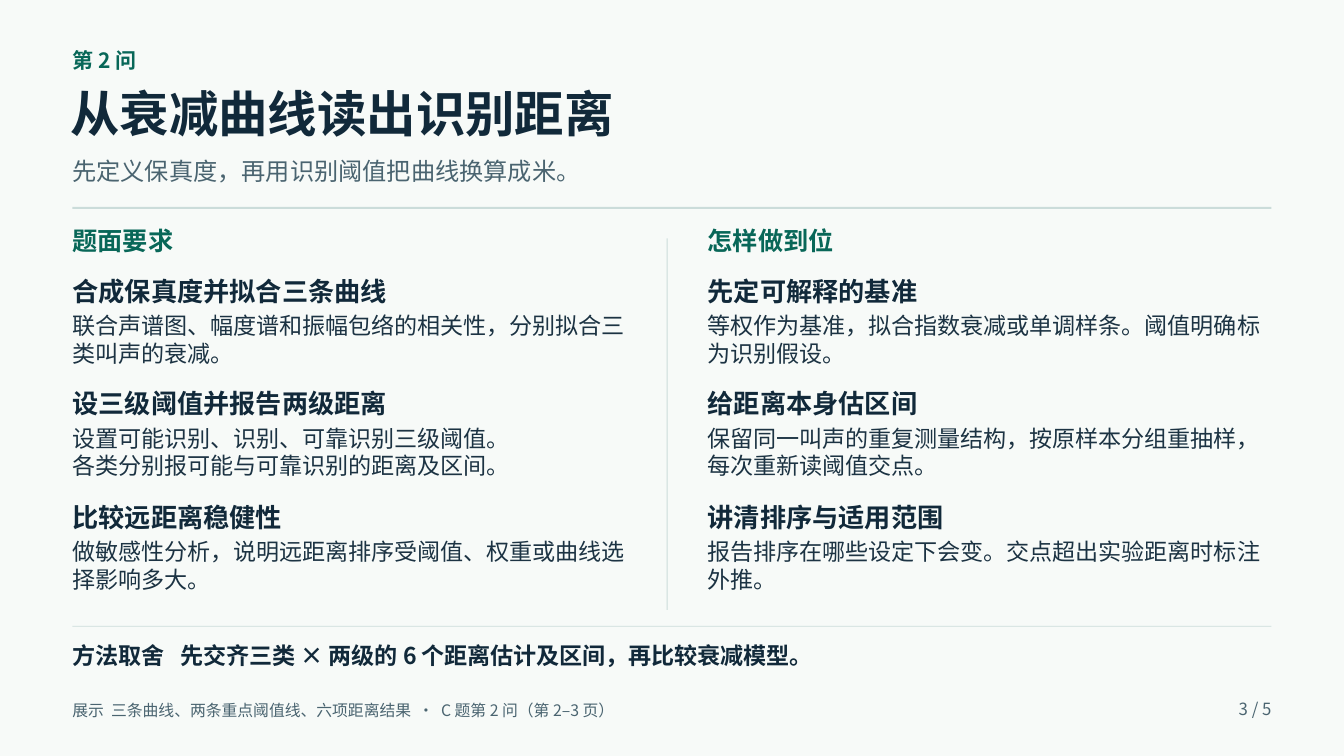
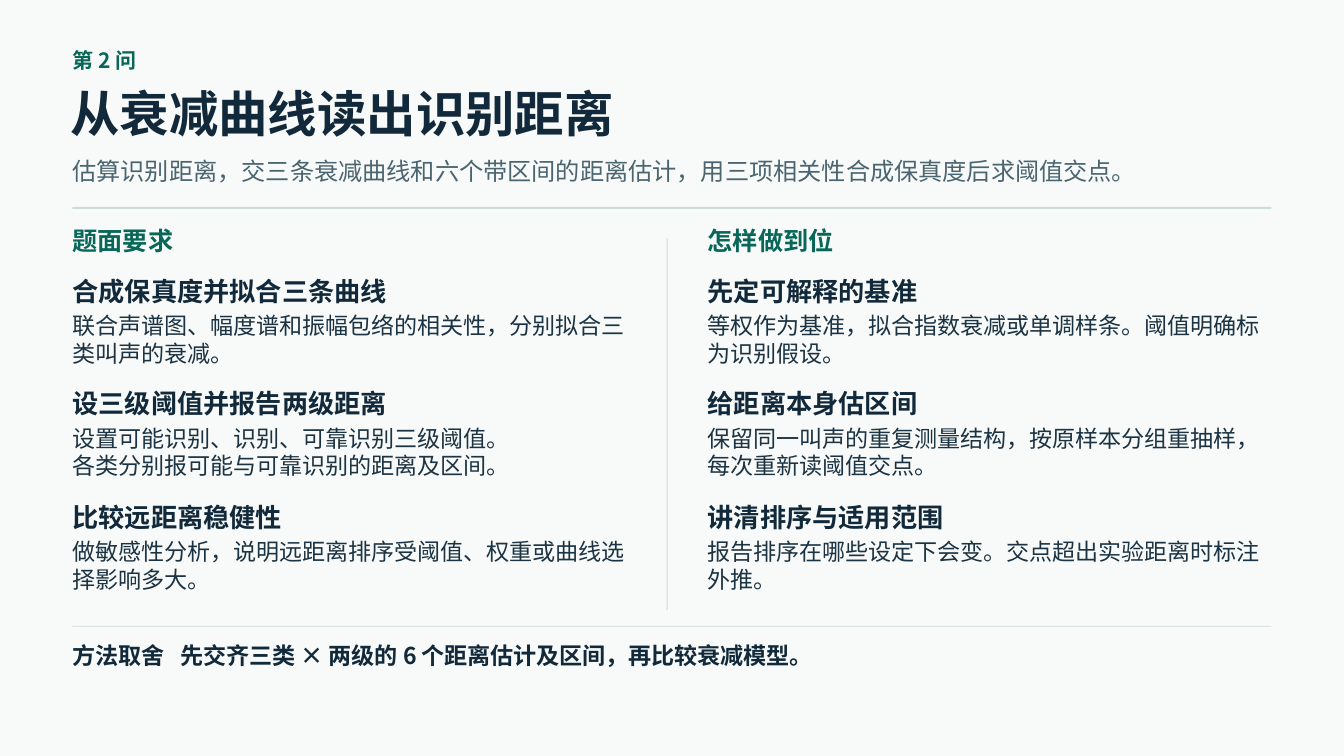
Before and after one commit to quanliangwen/1, a slide deck: slide 3 of APMCM/2026-C/APMCM-2026-C-Review-Guide.pptx. Drawn at 1344x756 pixels with LibreOffice and Linux fonts; fonts in the diff are those of the drawing. Boxes give left, top, right and bottom in pixels: in the first picture for what was removed or moved away, otherwise in the second. Text is boxed around its words. In the diff, an @@ line names an element or a change of style, - is before the commit and + after.

```diff
--- a/APMCM/2026-C/APMCM-2026-C-Review-Guide.pptx
+++ b/APMCM/2026-C/APMCM-2026-C-Review-Guide.pptx
@@ text at (x1=72, y1=159, x2=1136, y2=182): text changed @@
-先定义保真度，再用识别阈值把曲线换算成米。
+估算识别距离，交三条衰减曲线和六个带区间的距离估计，用三项相关性合成保真度后求阈值交点。
@@ text removed at (x1=72, y1=702, x2=615, y2=718) @@
-展示 三条曲线、两条重点阈值线、六项距离结果 · C 题第 2 问（第 2–3 页）
@@ text removed at (x1=1239, y1=702, x2=1271, y2=715) @@
-3 / 5
```
Also in this commit, not shown: 4 other slides changed.
